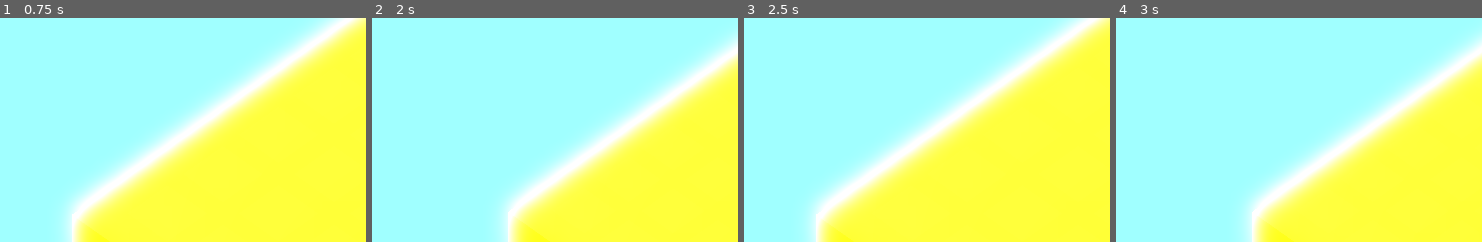
Above: before the commit, frames 1-4 (left to right).
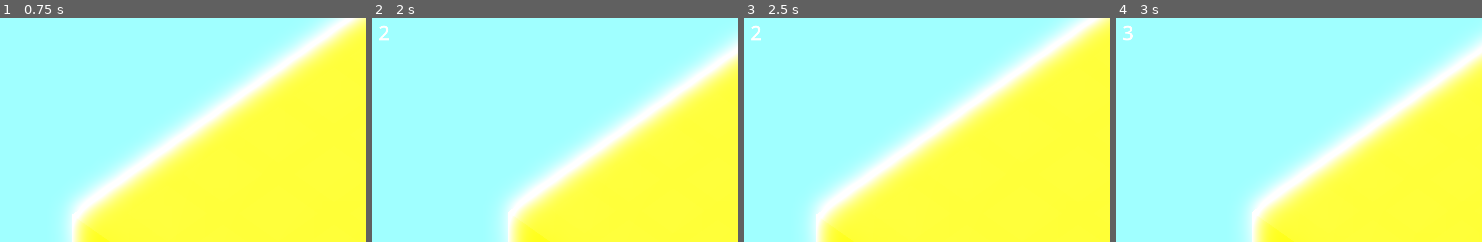
Above: after the commit, the same moments.

Repository: maroun-baydoun/will-it-scale
Game: Godot game, scene res://scenes/main.tscn
Same seed, same stepped clock (60 frames per second), same inputs: the game is played once before the commit and once after it.
Inputs (mouse positions are % of the whole screen's width and height, from its top left):
- Up to frame 1 (0.75 s): tap Enter at 0.5 s; move the mouse to (78, 45) at 0.52 s; hold Mouse wheel up (zoom_in) from 0.53 s (still down); click (78, 45) at 0.67 s
- Up to frame 2 (2 s): tap Space at 1.25 s; move the mouse to (32, 55) at 1.27 s; release Mouse wheel up (zoom_in) at 1.28 s; tap Mouse wheel down (zoom_out) at 1.35 s; click (32, 55) at 1.42 s
- Up to frame 3 (2.5 s): tap Enter at 2 s; move the mouse to (65, 28) at 2.02 s; hold Mouse wheel up (zoom_in) from 2.03 s (still down); click (65, 28) at 2.17 s
- Up to frame 4 (3 s): tap Space at 2.75 s; move the mouse to (48, 70) at 2.77 s; release Mouse wheel up (zoom_in) at 2.78 s; tap Mouse wheel down (zoom_out) at 2.85 s; click (48, 70) at 2.92 s
The pictures show only the part of the screen within x 0-50%, y 9-59%; the shares and areas given below are measured in that part.

Frame 1 is identical in both runs. In frame 2, less than 0.1% of the frame differs, in the area x 1-5%, y 3-11%; in frame 3, less than 0.1%; in frame 4, less than 0.1%.

Commit message:
Add global timer

Diff:
--- a/scenes/main.tscn
+++ b/scenes/main.tscn
@@ -57,6 +57,8 @@
 material = SubResource("StandardMaterial3D_kji3e")
 size = Vector3(4, 10, 4)
 
+[sub_resource type="SystemFont" id="SystemFont_c8oif"]
+
 [node name="Main" type="Node3D"]
 script = ExtResource("1_nvayq")
 
@@ -102,6 +104,8 @@
 shadow_opacity = 0.4
 omni_range = 19.8667
 
+[node name="GlobalTimer" type="Timer" parent="."]
+
 [node name="CanvasLayer" type="CanvasLayer" parent="."]
 
 [node name="Control" type="Control" parent="CanvasLayer"]
@@ -130,4 +134,9 @@
 layout_mode = 2
 theme_override_font_sizes/font_size = 48
 
+[node name="TimeLabel" type="Label" parent="CanvasLayer/Control/MarginContainer/VBoxContainer"]
+layout_mode = 2
+theme_override_fonts/font = SubResource("SystemFont_c8oif")
+theme_override_font_sizes/font_size = 48
+
 [connection signal="computing_power_updated" from="Floor/server_container" to="." method="_on_server_container_computing_power_updated"]
--- a/scripts/main.gd
+++ b/scripts/main.gd
@@ -8,6 +8,15 @@
 @onready var _server_scene: PackedScene = load("res://scenes/server.tscn")
 
 @onready var total_computing_power_label: Label = $CanvasLayer/Control/MarginContainer/VBoxContainer/TotalComputingPowerLabel
+@onready var time_label: Label = $CanvasLayer/Control/MarginContainer/VBoxContainer/TimeLabel
+
+@onready var global_timer: Timer = $GlobalTimer
+
+
+var time_elapsed_in_second: int:
+	set(time):
+		time_elapsed_in_second = time
+		time_label.text = str(time)
 
 const MAX_CAMERA_SIZE: int = 10
 
@@ -38,6 +47,14 @@
 		index+=1
 
 
+	global_timer.timeout.connect(_on_global_timer_tick)
+	global_timer.start()
+
+
+
+func _on_global_timer_tick():
+	time_elapsed_in_second += 1
+
 func _on_click(origin):
 	var server: Server = _server_scene.instantiate()
 	server_container.add_server(server)
Not shown: 1 places in scenes/main.tscn that only renumber resources
